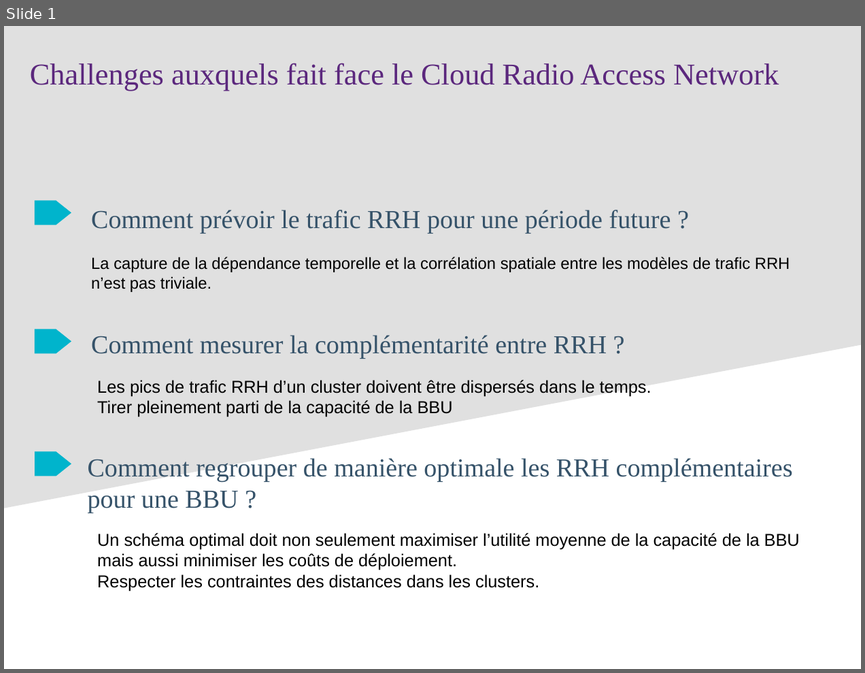
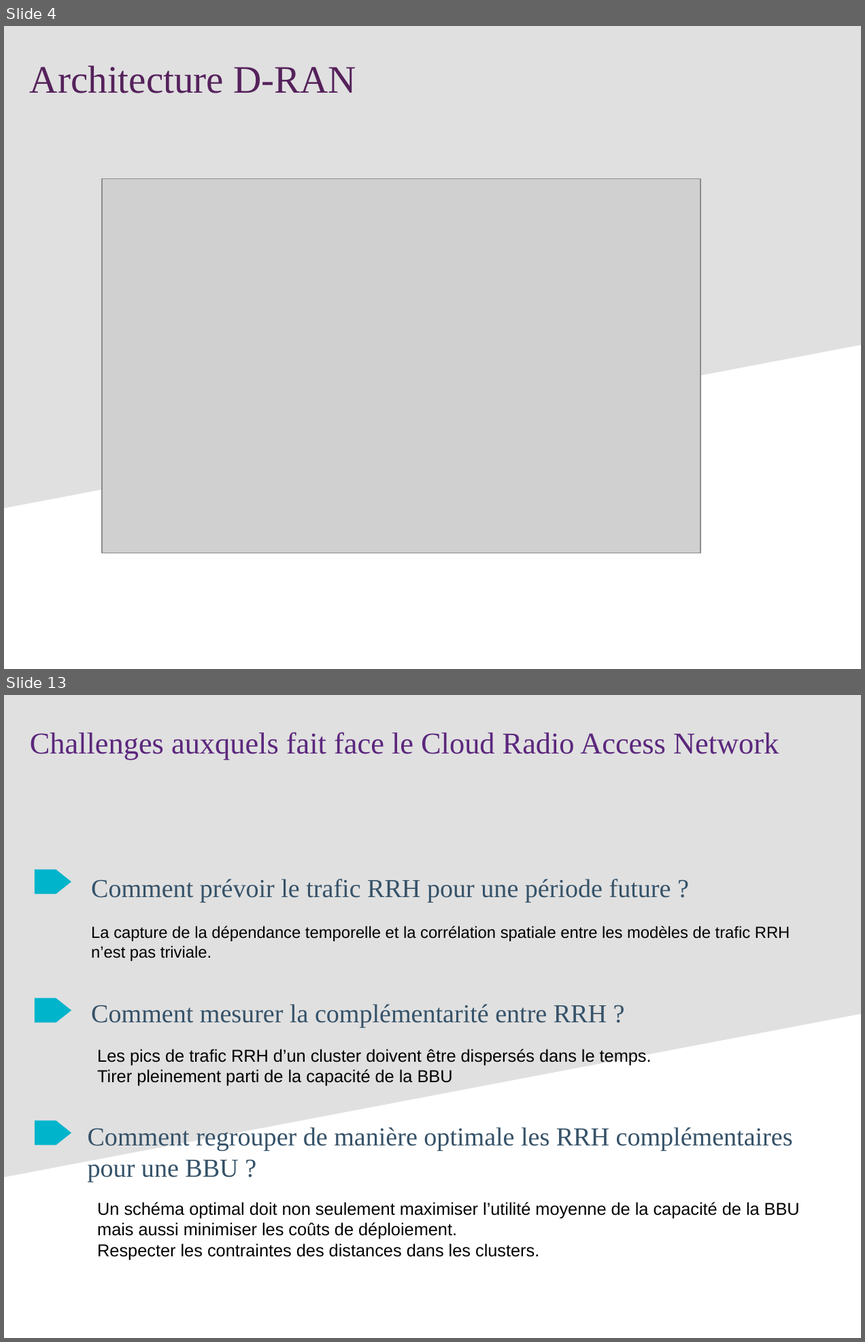
Before and after one commit to hanane-djeddal/PLDAC, a slide deck: reunions/Presentations/Presentation 1.odp. Shown one above the other, each under a label of ours: slide 1 before the commit, slides 4 and 13 after it; the slides between them are not shown. The pictures are 865x673 and 865x1342 pixels, drawn with LibreOffice and Linux fonts; fonts in the diff are those of the drawing; grey boxes stand for pictures. Boxes give left, top, right and bottom in pixels: in the first picture for what was removed or moved away, otherwise in the second. Text is boxed around its words. In the diff, an @@ line names an element or a change of style, - is before the commit and + after.

```diff
--- a/reunions/Presentations/Presentation 1.odp
+++ b/reunions/Presentations/Presentation 1.odp
@@ slide 4 added at bbox=[4, 26, 861, 669], background #FFFFFF; not listed: 1 template element that a slide beside it also shows @@
@@ text added at bbox=[30, 65, 356, 93], 36 pt, text #55215B @@
+Architecture D-RAN
@@ picture added at bbox=[102, 178, 700, 552] @@
@@ what was slide 1 is now slide 13 @@
```
Also in this commit, not shown: 12 other slides added, 18 other files.
